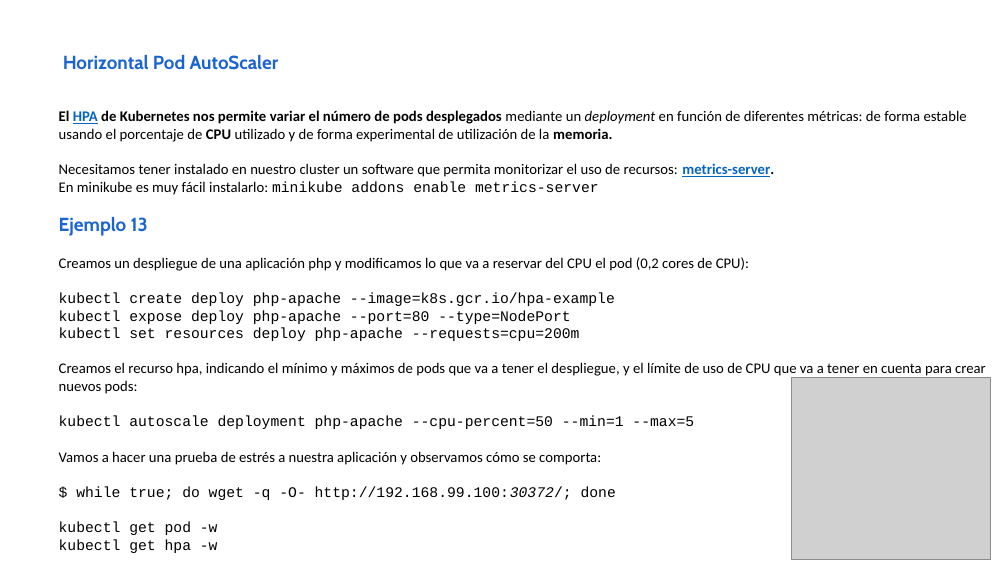
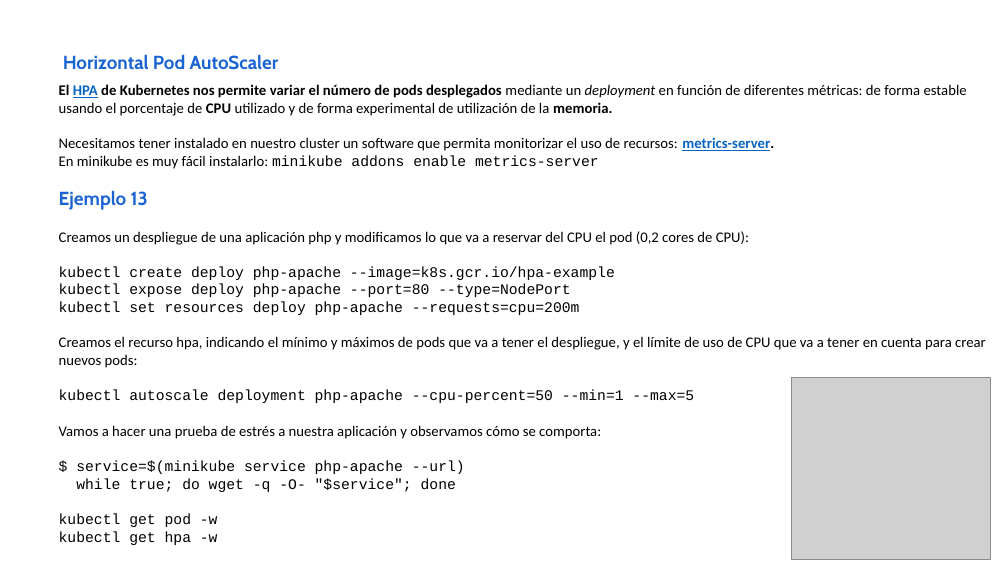
Before and after one commit to iesgn/curso_kubernetes_2020, a slide deck: slide 25 of unidad4/presentacion_unidad4.odp. Drawn at 1008x567 pixels with LibreOffice and Linux fonts; fonts in the diff are those of the drawing; grey boxes stand for pictures. Boxes give left, top, right and bottom in pixels: in the first picture for what was removed or moved away, otherwise in the second. Text is boxed around its words. In the diff, an @@ line names an element or a change of style, - is before the commit and + after.

```diff
--- a/unidad4/presentacion_unidad4.odp
+++ b/unidad4/presentacion_unidad4.odp
@@ text "El HPA de Kubernetes nos ...": place and size @@
-text "El HPA de Kubernetes nos ..." at box(59, 110, 986, 553)
+text "El HPA de Kubernetes nos ..." at box(59, 84, 986, 545)
@@ text at box(76, 460, 465, 492): text changed @@
-$ while true; do wget -q -O- http://192.168.99.100:30372/; done
+$ service=$(minikube service php-apache --url)
+while true; do wget -q -O- "$service"; done
```
Also in this commit, not shown: 3 other slides changed, 1 slide added, 7 other files.
